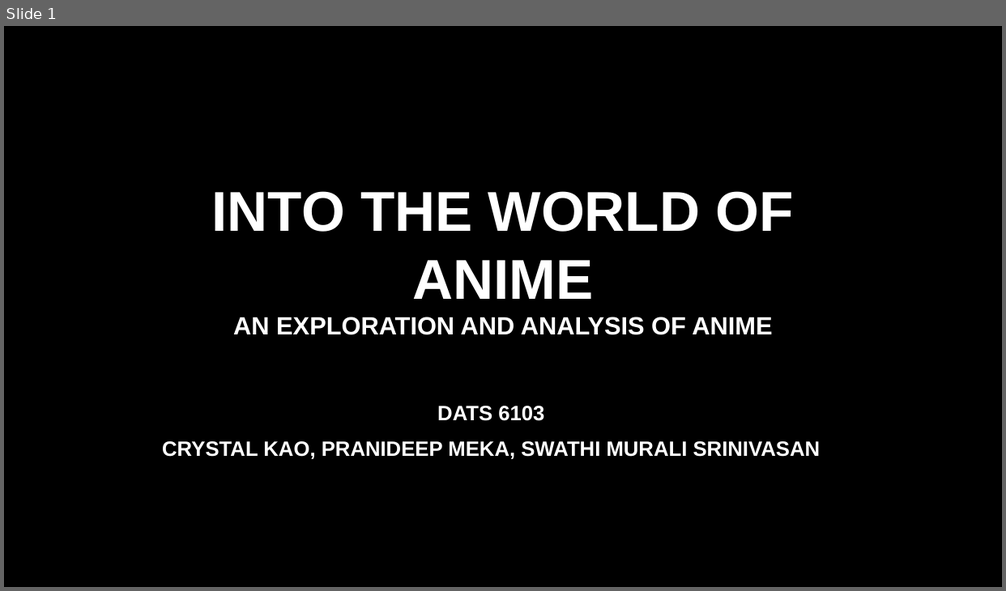
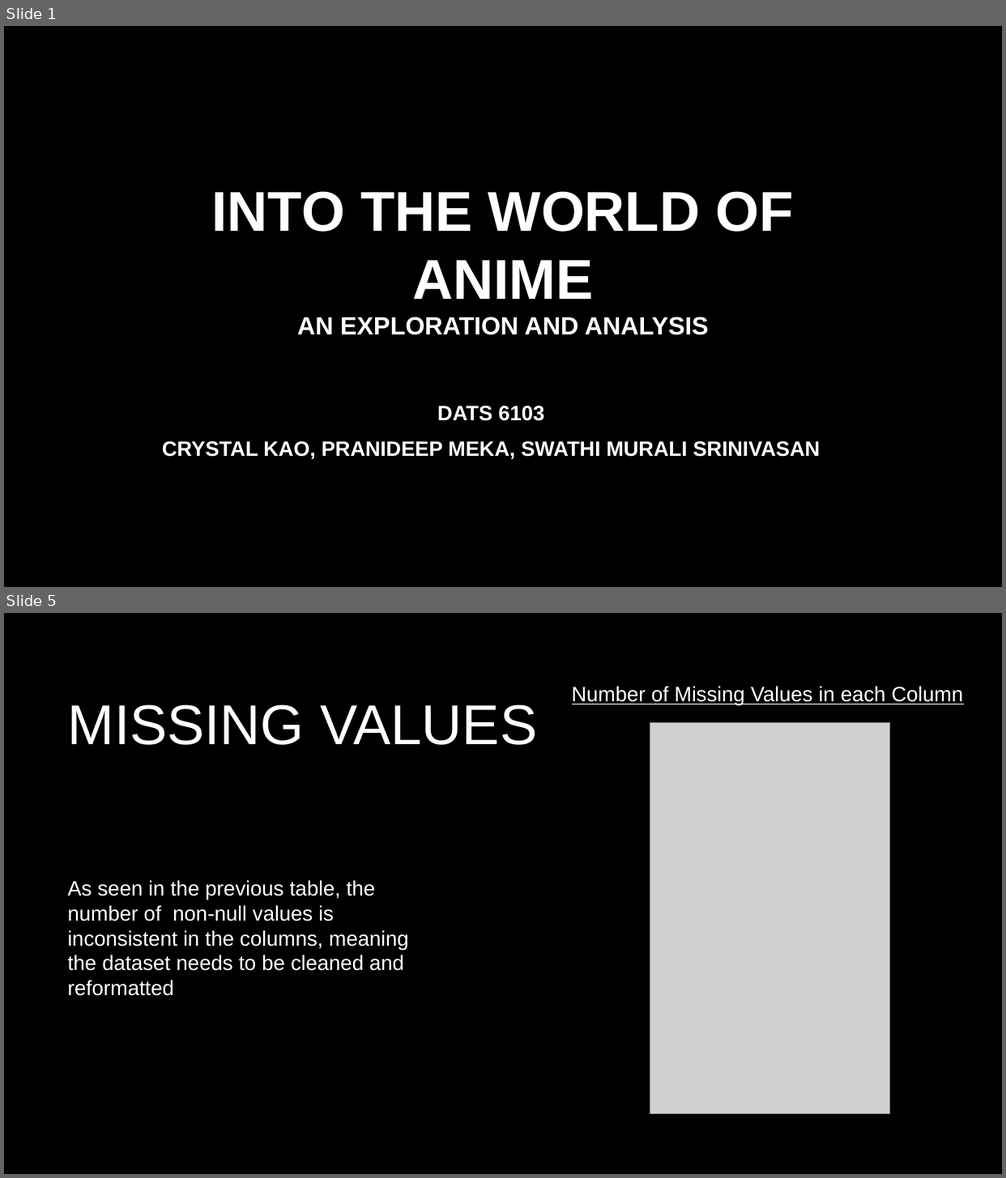
Before and after one commit to SwathiMurali/DATS-6103-T4, a slide deck: Anime_Presentation.pptx. Shown one above the other, each under a label of ours: slide 1 before the commit, slides 1 and 5 after it; the slides between them are not shown. The pictures are 1006x591 and 1006x1178 pixels, drawn with LibreOffice and Linux fonts; fonts in the diff are those of the drawing; grey boxes stand for pictures; background and template pictures are left out. Boxes give left, top, right and bottom in pixels: in the first picture for what was removed or moved away, otherwise in the second. Text is boxed around its words. In the diff, an @@ line names an element or a change of style, - is before the commit and + after.

Commit message:
Updated anime presentation

```diff
--- a/Anime_Presentation.pptx
+++ b/Anime_Presentation.pptx
@@ slide 5 added at bbox=[4, 613, 1002, 1174], background picture (left out) @@
@@ title added at bbox=[68, 705, 537, 745], 54 pt, text #FFFFFF @@
+MISSING VALUES
@@ text added at bbox=[572, 686, 964, 706], 20 pt, text #FFFFFF, underline @@
+Number of Missing Values in each Column
@@ picture added at bbox=[650, 722, 889, 1114] @@
@@ text added at bbox=[68, 880, 409, 996], 20 pt, text #FFFFFF @@
+As seen in the previous table, the number of non-null values is inconsistent in the columns, meaning the dataset needs to be cleaned and reformatted
@@ slide 1 changed as well @@
@@ title at bbox=[212, 191, 793, 335]: text changed @@
-INTO THE WORLD OF ANIME
-AN EXPLORATION AND ANALYSIS OF ANIME
+INTO THE WORLD OF ANIME
+AN EXPLORATION AND ANALYSIS
```
Also in this commit, not shown: 24 other slides added, 1 slide removed.
